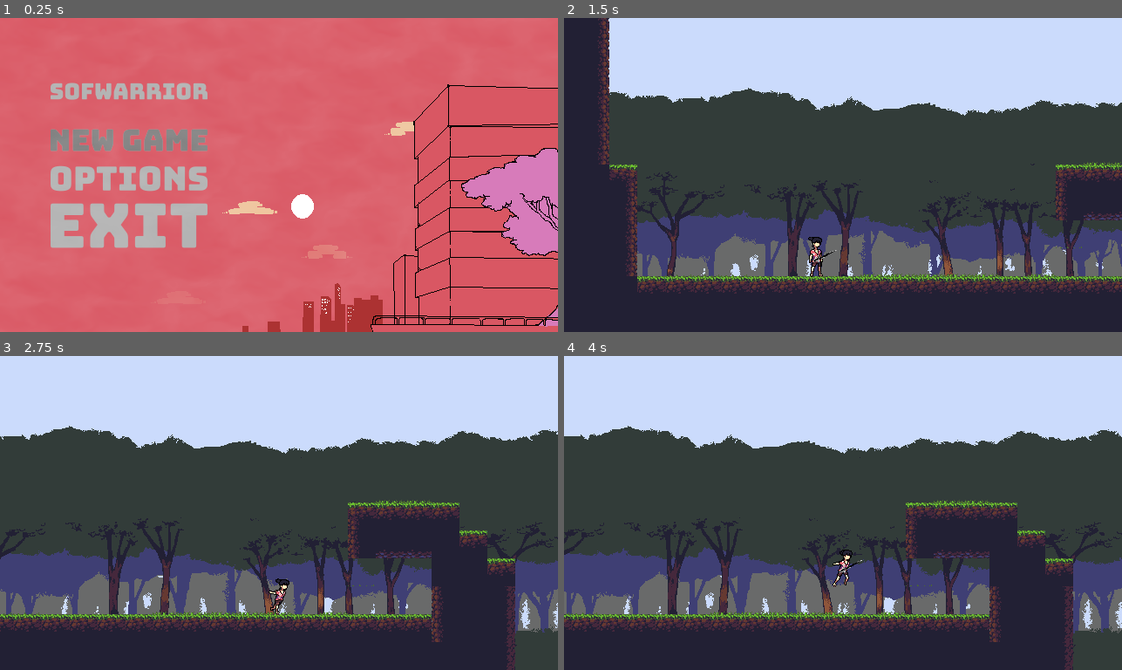
Above: before the commit, frames 1-4 (two rows, left to right).
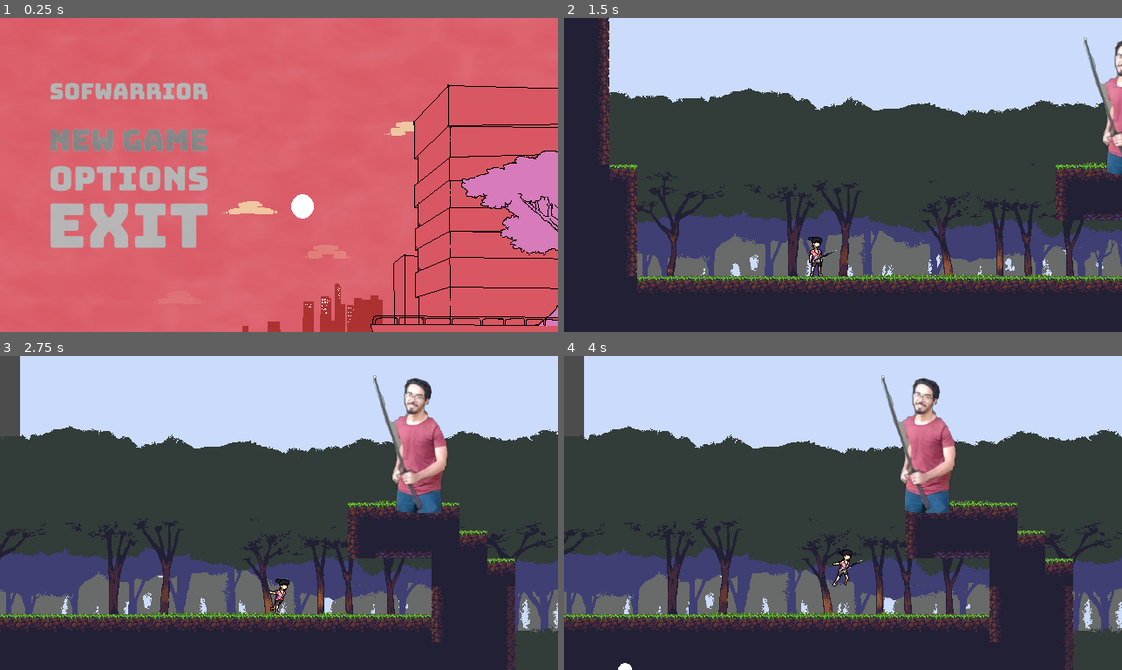
Above: after the commit, the same moments.

Repository: marcelo-lemos/Softwarrior
Game: Godot game, scene res://Nodes/UI/TitleScreen.tscn
Two runs of this game, one before a commit and one after it. Both use one fixed random seed, a clock stepped at 60 frames per second and the inputs below. The engine's default icon, where the game draws it, is replaced by a stand-in: a white triangle on a blue panel in a dark square.
Inputs (mouse positions are in pixels of both pictures, inside the frame that each line leads up to):
- Up to frame 1 (0.25 s): no input
- Up to frame 2 (1.5 s): click (692, 140) at 0.5 s; tap Enter (ui_accept) at 1.25 s; hold Right (ui_right) from 1.28 s (still down); hold X (attack) from 1.28 s (still down)
- Up to frame 3 (2.75 s): keep holding Right (ui_right); tap Z (jump) at 1.52, 2.27 s; release X (attack) at 2.03 s; tap X (attack) at 2.1 s
- Up to frame 4 (4 s): release Right (ui_right) at 2.78 s; hold Left (ui_left) 2.78-3.53 s; hold C (dash) 2.78-3.53 s; tap X (attack) at 3.05, 3.8 s; hold Right (ui_right) from 3.53 s (still down); tap A (fire) at 3.6 s; tap Z (jump) at 3.77 s

The runs differ from the first frame. In frame 1, 0.5% of the frame differs, in the area x 82-100%, y 41-76%; in frame 2, 1.2%; in frame 3, 4.2%; in frame 4, 4.2%, in the area x 0-71%, y 0-100%.

Commit message:
added basic enemy

Diff:
--- /dev/null
+++ b/game/Nodes/Characters/Enemies/Retard.gd
@@ -0,0 +1,44 @@
+extends KinematicBody2D
+
+const GRAVITY = 10.0
+const WALK_SPEED = 200
+const NORMAL = Vector2(0, -1)
+
+var direction = 1
+var velocity = Vector2()
+
+var health = 3
+var is_dead = false
+
+func _ready():
+	pass
+
+func _physics_process(delta):
+	if is_dead == false:
+		velocity.x = WALK_SPEED * direction
+		velocity.y += GRAVITY
+		velocity = move_and_slide(velocity, NORMAL)
+
+		$AnimatedSprite.play("idle")
+
+		if is_on_wall():
+			direction = direction * -1
+			$FootRight.position.x *= -1
+		if $FootRight.is_colliding() == false:
+			direction = direction * -1
+			$FootRight.position.x *= -1
+
+func died():
+	is_dead = true
+	$AnimatedSprite.play("died")
+	$CollisionShape2D.disabled = true
+	$Timer.start()
+
+func take_damage(damage):
+	health -= damage
+	print(health, damage)
+	if health <= 0:
+		died()
+
+func _on_Timer_timeout():
+	queue_free()
--- /dev/null
+++ b/game/Nodes/Characters/Enemies/Retard.tscn
@@ -0,0 +1,49 @@
+[gd_scene load_steps=6 format=2]
+
+[ext_resource path="res://Nodes/Characters/Enemies/Retard.gd" type="Script" id=1]
+[ext_resource path="res://Assets/Sprites/d6238b30-c308-4d0d-a1ca-91052c8e36e0.webp" type="Texture" id=2]
+[ext_resource path="res://Assets/Sprites/dead_pedroka.png" type="Texture" id=3]
+
+[sub_resource type="SpriteFrames" id=1]
+animations = [ {
+"frames": [ ExtResource( 2 ) ],
+"loop": true,
+"name": "idle",
+"speed": 5.0
+}, {
+"frames": [ ExtResource( 3 ) ],
+"loop": true,
+"name": "died",
+"speed": 5.0
+} ]
+
+[sub_resource type="RectangleShape2D" id=2]
+extents = Vector2( 23.2779, 10.2064 )
+
+[node name="Retard" type="KinematicBody2D" groups=[
+"enemy",
+]]
+collision_mask = 2
+script = ExtResource( 1 )
+__meta__ = {
+"_edit_group_": true
+}
+
+[node name="AnimatedSprite" type="AnimatedSprite" parent="."]
+scale = Vector2( 0.333396, 0.323063 )
+frames = SubResource( 1 )
+animation = "idle"
+
+[node name="CollisionShape2D" type="CollisionShape2D" parent="."]
+scale = Vector2( 1, 6.96 )
+shape = SubResource( 2 )
+
+[node name="FootRight" type="RayCast2D" parent="."]
+position = Vector2( 22.2185, 21.7231 )
+enabled = true
+collision_mask = 2
+
+[node name="Timer" type="Timer" parent="."]
+wait_time = 2.0
+
+[connection signal="timeout" from="Timer" to="." method="_on_Timer_timeout"]
--- a/game/Nodes/Characters/Player/Player.tscn
+++ b/game/Nodes/Characters/Player/Player.tscn
@@ -6,17 +6,17 @@
 [ext_resource path="res://Assets/Sprites/MC/PlayerDash2.png" type="Texture" id=4]
 [ext_resource path="res://Assets/Sprites/MC/PlayerDash3.png" type="Texture" id=5]
 [ext_resource path="res://Assets/Sprites/MC/PlayerDash4.png" type="Texture" id=6]
-[ext_resource path="res://Assets/Sprites/MC/playerJumpDown.png" type="Texture" id=7]
-[ext_resource path="res://Assets/Sprites/MC/PlayerWall1.png" type="Texture" id=8]
-[ext_resource path="res://Assets/Sprites/MC/PlayerWall2.png" type="Texture" id=9]
-[ext_resource path="res://Assets/Sprites/MC/PlayerWall3.png" type="Texture" id=10]
-[ext_resource path="res://Assets/Sprites/MC/PlayerIdle1.png" type="Texture" id=11]
-[ext_resource path="res://Assets/Sprites/MC/PlayerIdle2.png" type="Texture" id=12]
-[ext_resource path="res://Assets/Sprites/MC/PlayerIdle3.png" type="Texture" id=13]
-[ext_resource path="res://Assets/Sprites/MC/PlayerIdle4.png" type="Texture" id=14]
-[ext_resource path="res://Assets/Sprites/MC/PlayerIdle5.png" type="Texture" id=15]
-[ext_resource path="res://Assets/Sprites/MC/PlayerIdle6.png" type="Texture" id=16]
-[ext_resource path="res://Assets/Sprites/MC/playerJumpUp.png" type="Texture" id=17]
+[ext_resource path="res://Assets/Sprites/MC/playerJumpUp.png" type="Texture" id=7]
+[ext_resource path="res://Assets/Sprites/MC/playerJumpDown.png" type="Texture" id=8]
+[ext_resource path="res://Assets/Sprites/MC/PlayerIdle1.png" type="Texture" id=9]
+[ext_resource path="res://Assets/Sprites/MC/PlayerIdle2.png" type="Texture" id=10]
+[ext_resource path="res://Assets/Sprites/MC/PlayerIdle3.png" type="Texture" id=11]
+[ext_resource path="res://Assets/Sprites/MC/PlayerIdle4.png" type="Texture" id=12]
+[ext_resource path="res://Assets/Sprites/MC/PlayerIdle5.png" type="Texture" id=13]
+[ext_resource path="res://Assets/Sprites/MC/PlayerIdle6.png" type="Texture" id=14]
+[ext_resource path="res://Assets/Sprites/MC/PlayerWall1.png" type="Texture" id=15]
+[ext_resource path="res://Assets/Sprites/MC/PlayerWall2.png" type="Texture" id=16]
+[ext_resource path="res://Assets/Sprites/MC/PlayerWall3.png" type="Texture" id=17]
 [ext_resource path="res://Assets/Sprites/MC/PlayerRun1.png" type="Texture" id=18]
 [ext_resource path="res://Assets/Sprites/MC/PlayerRun2.png" type="Texture" id=19]
 [ext_resource path="res://Assets/Sprites/MC/PlayerRun3.png" type="Texture" id=20]
@@ -50,23 +50,23 @@
 }, {
 "frames": [ ExtResource( 7 ) ],
 "loop": true,
+"name": "JumpUp",
+"speed": 5.0
+}, {
+"frames": [ ExtResource( 8 ) ],
+"loop": true,
 "name": "JumpDown",
 "speed": 5.0
 }, {
-"frames": [ ExtResource( 8 ), ExtResource( 9 ), ExtResource( 10 ) ],
+"frames": [ ExtResource( 9 ), ExtResource( 10 ), ExtResource( 11 ), ExtResource( 12 ), ExtResource( 13 ), ExtResource( 14 ) ],
+"loop": true,
+"name": "Idle",
+"speed": 10.0
+}, {
+"frames": [ ExtResource( 15 ), ExtResource( 16 ), ExtResource( 17 ) ],
 "loop": true,
 "name": "Wall",
 "speed": 12.0
-}, {
-"frames": [ ExtResource( 11 ), ExtResource( 12 ), ExtResource( 13 ), ExtResource( 14 ), ExtResource( 15 ), ExtResource( 16 ) ],
-"loop": true,
-"name": "Idle",
-"speed": 10.0
-}, {
-"frames": [ ExtResource( 17 ) ],
-"loop": true,
-"name": "JumpUp",
-"speed": 5.0
 }, {
 "frames": [ ExtResource( 18 ), ExtResource( 19 ), ExtResource( 20 ), ExtResource( 21 ), ExtResource( 22 ), ExtResource( 23 ), ExtResource( 24 ), ExtResource( 25 ), ExtResource( 26 ), ExtResource( 27 ), ExtResource( 28 ) ],
 "loop": true,
--- a/game/Nodes/Combat/Katana.gd
+++ b/game/Nodes/Combat/Katana.gd
@@ -79,14 +79,6 @@
 func set_ready_for_next_attack():
 	ready_for_next_attack = true
 
-func _on_body_entered(body):
-	if not body.has_node('Health'):
-		return
-	if body.get_rid().get_id() in hit_objects:
-		return
-	hit_objects.append(body.get_rid().get_id())
-	body.take_damage(self, attack_current['damage'])
-
 func _on_AnimationPlayer_animation_finished(anim_name):
 	if not attack_current:
 		return
@@ -95,3 +87,8 @@
 	else:
 		_change_state(STATES.IDLE)
 		emit_signal("attack_finished")
+
+
+func _on_Katana_body_entered(body):
+	if body.is_in_group("enemy"):
+		body.take_damage(attack_current['damage'])
--- a/game/Nodes/Combat/Katana.tscn
+++ b/game/Nodes/Combat/Katana.tscn
@@ -173,4 +173,5 @@
 position = Vector2( -18.9325, 7.8041 )
 texture = ExtResource( 2 )
 
+[connection signal="body_entered" from="." to="." method="_on_Katana_body_entered"]
 [connection signal="animation_finished" from="AnimationPlayer" to="." method="_on_AnimationPlayer_animation_finished"]
--- a/game/Nodes/Combat/Shuriken.gd
+++ b/game/Nodes/Combat/Shuriken.gd
@@ -1,6 +1,7 @@
 extends KinematicBody2D
 
 var direction = Vector2()
+var damage = 1
 export(float) var SPEED = 1000.0
 
 func _ready():
@@ -22,4 +23,9 @@
 
 func _draw():
 	print("AÍ DESENHOU")
-	draw_circle(direction, $CollisionShape2D.shape.radius, Color('#ffffff'))
+	draw_circle(direction, $Area2D/CollisionShape2D.shape.radius, Color('#ffffff'))
+
+func _on_Area2D_body_entered(body):
+	if body.is_in_group("enemy"):
+		body.take_damage(damage)
+		queue_free()
--- a/game/Nodes/Combat/Shuriken.tscn
+++ b/game/Nodes/Combat/Shuriken.tscn
@@ -10,5 +10,9 @@
 script = ExtResource( 1 )
 SPEED = 500.0
 
-[node name="CollisionShape2D" type="CollisionShape2D" parent="."]
+[node name="Area2D" type="Area2D" parent="."]
+
+[node name="CollisionShape2D" type="CollisionShape2D" parent="Area2D"]
 shape = SubResource( 1 )
+
+[connection signal="body_entered" from="Area2D" to="." method="_on_Area2D_body_entered"]
--- a/game/Nodes/Stages/TestStage.tscn
+++ b/game/Nodes/Stages/TestStage.tscn
@@ -8,6 +8,7 @@
 [ext_resource path="res://Assets/Sprites/Map/background4.png" type="Texture" id=6]
 [ext_resource path="res://Assets/Sprites/Map/background1.png" type="Texture" id=7]
 [ext_resource path="res://Assets/Music/Green haven.ogg" type="AudioStream" id=8]
+[ext_resource path="res://Nodes/Characters/Enemies/Retard.tscn" type="PackedScene" id=9]
 
 [node name="TestScene" type="Node"]
 
@@ -48,7 +49,7 @@
 motion_mirroring = Vector2( 0.1, 0.1 )
 
 [node name="Sprite" type="Sprite" parent="ParallaxBackground/ParallaxLayer2"]
-position = Vector2( 0, -40 )
+position = Vector2( 23.3268, -32.5178 )
 texture = ExtResource( 4 )
 centered = false
 region_enabled = true
@@ -92,3 +93,6 @@
 [node name="AudioStreamPlayer" type="AudioStreamPlayer" parent="."]
 stream = ExtResource( 8 )
 autoplay = true
+
+[node name="Retard" parent="." instance=ExtResource( 9 )]
+position = Vector2( 604.777, -278.192 )
--- a/game/Nodes/UI/TitleScreen.tscn
+++ b/game/Nodes/UI/TitleScreen.tscn
@@ -98,7 +98,7 @@
 [node name="Arvore" type="AnimatedSprite" parent="."]
 z_index = 3
 frames = SubResource( 1 )
-frame = 2
+frame = 3
 playing = true
 centered = false
 
Binary file added: game/Assets/Sprites/d6238b30-c308-4d0d-a1ca-91052c8e36e0.webp
Not shown, added: game/Assets/Sprites/d6238b30-c308-4d0d-a1ca-91052c8e36e0.webp.import
Binary file added: game/Assets/Sprites/dead_pedroka.png
Not shown, added: game/Assets/Sprites/dead_pedroka.png.import
Not shown: 1 places in game/Nodes/Stages/TestStage.tscn that only renumber resources
